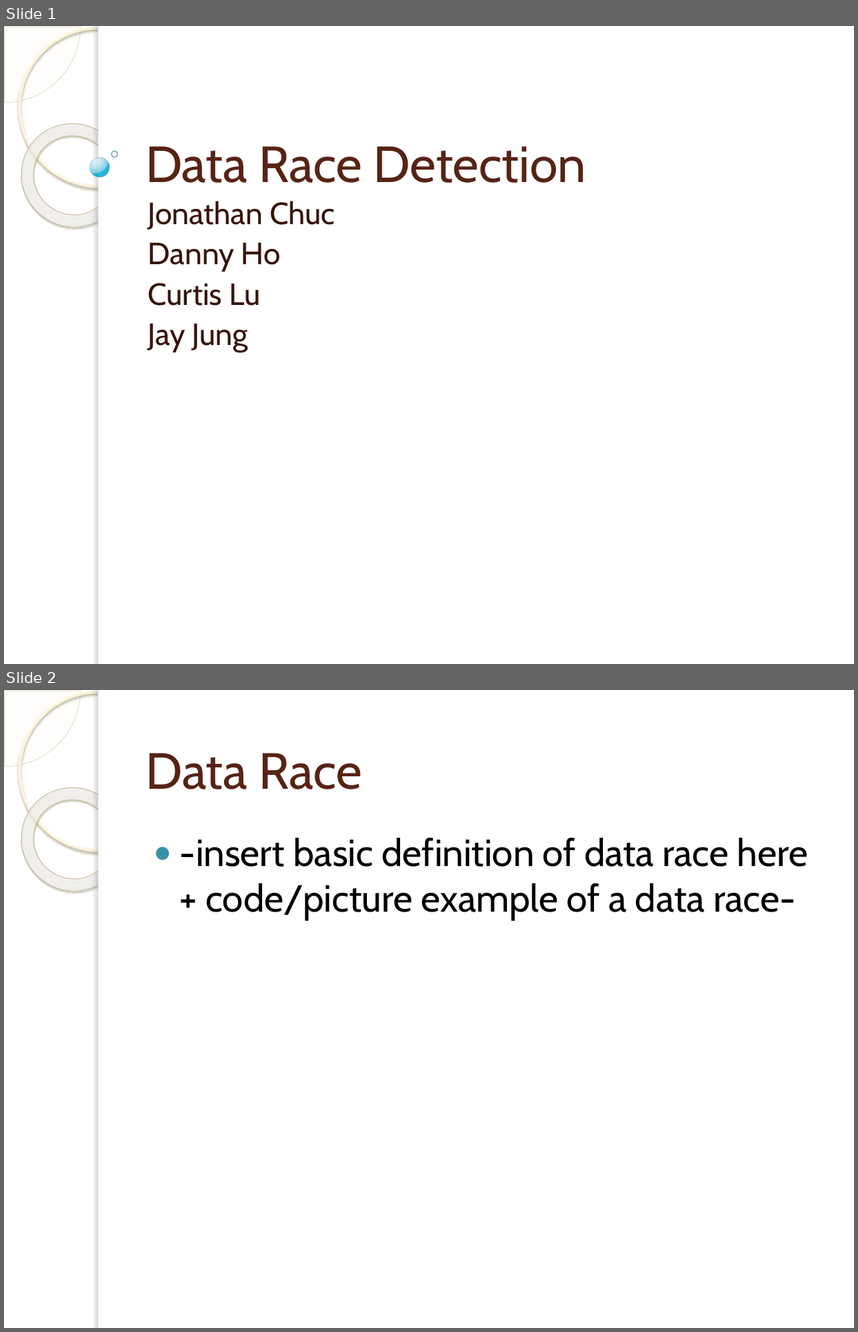
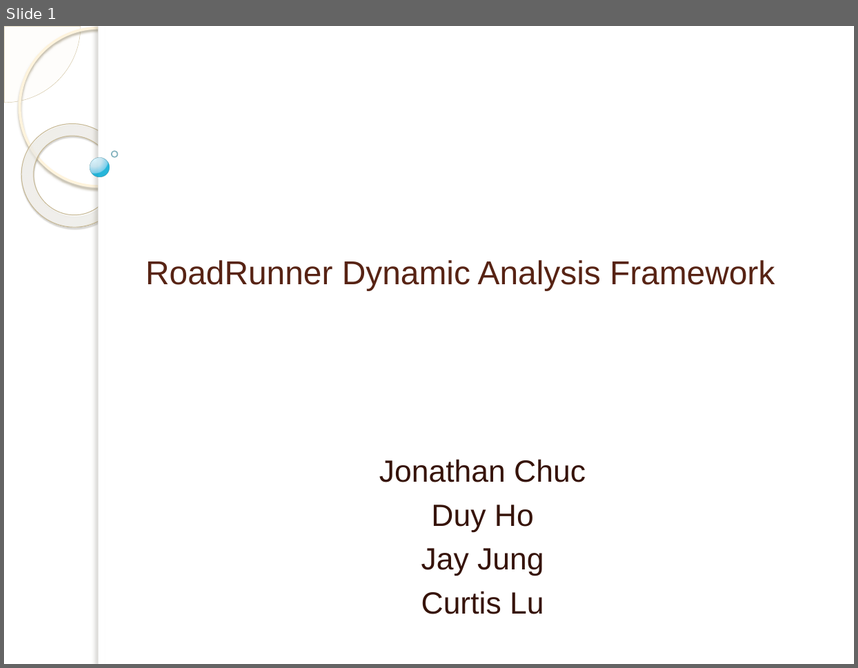
Before and after one commit to curtislu/CS356Projects, a slide deck: roadrunner.pptx. Shown one above the other, each under a label of ours: slides 1 and 2 before the commit, slide 1 after it. The pictures are 858x1332 and 858x668 pixels, drawn with LibreOffice and Linux fonts; fonts in the diff are those of the drawing; background and template pictures are left out. Boxes give left, top, right and bottom in pixels: in the first picture for what was removed or moved away, otherwise in the second. Text is boxed around its words. In the diff, an @@ line names an element or a change of style, - is before the commit and + after.

```diff
--- a/roadrunner.pptx
+++ b/roadrunner.pptx
@@ slide 2 removed at box(4, 690, 854, 1328), background picture (left out); not listed: 5 template elements that a slide beside it also shows @@
@@ title removed at box(146, 753, 363, 789) @@
-Data Race
@@ text removed at box(180, 838, 809, 920) @@
-● -insert basic definition of data race here + code/picture example of a data race-
@@ slide 1 changed as well @@
@@ title at box(145, 260, 775, 290): text changed; size 43 to 28 pt; font Cabin to Arial @@
-Data Race Detection
+RoadRunner Dynamic Analysis Framework
@@ subtitle at box(148, 323, 248, 352): paragraph removed @@
-Jay Jung
@@ subtitle "Jonathan Chuc": place and size @@
-subtitle "Jonathan Chuc" at box(148, 201, 335, 352)
+subtitle "Jonathan Chuc" at box(379, 459, 586, 614)
@@ subtitle at box(379, 459, 586, 614): font Cabin to Arial in "Jonathan Chuc", "Curtis Lu"; alignment left to centre; line spacing 0.9 to 1 @@
@@ subtitle at box(421, 504, 544, 575): text changed; font Cabin to Arial @@
-Danny Ho
+Duy Ho
+Jay Jung
```
Also in this commit, not shown: 4 other slides changed, 1 slide added.
